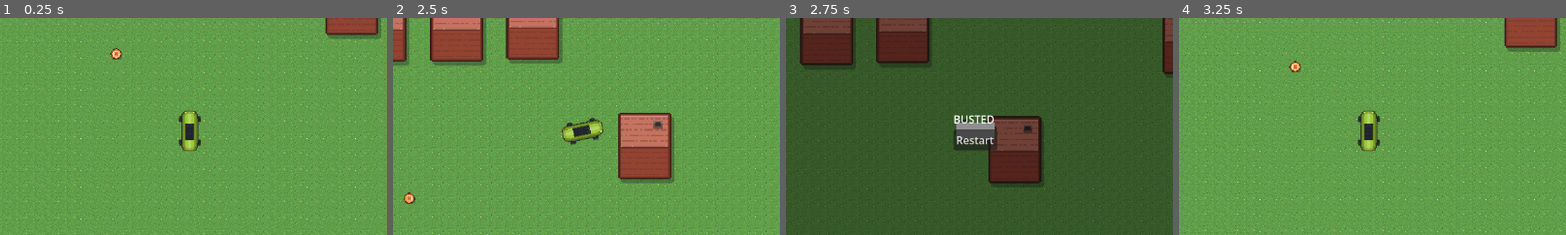
Above: before the commit, frames 1-4 (left to right).
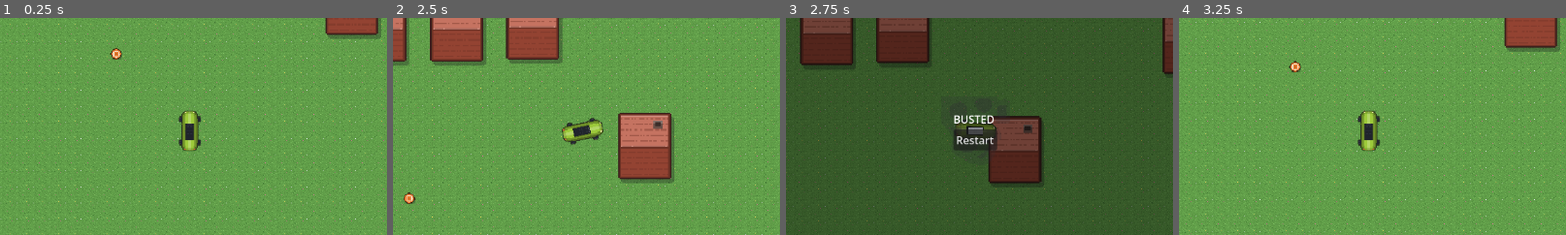
Above: after the commit, the same moments.

Repository: frost1335/car-game
Game: Godot game, scene res://scenes/Game.tscn
Two runs of this game, one before a commit and one after it. Both use one fixed random seed, a clock stepped at 60 frames per second and the inputs below.
Inputs:
- Up to frame 1 (0.25 s): no input
- Up to frame 2 (2.5 s): hold D (turn_right) 0.53-1.28 s; hold Down (brake) 1.28-2.03 s; hold D (turn_right) from 2.03 s (still down)
- Up to frame 3 (2.75 s): keep holding D (turn_right)
- Up to frame 4 (3.25 s): release D (turn_right) at 2.75 s; click "Restart" at 2.75 s
The pictures show only the part of the screen within x 26-75%, y 24-74%; the shares and areas given below are measured in that part.

Frames 1-2 are identical in both runs. In frame 3, 0.6% of the frame differs, in the area x 43-57%, y 38-63%; in frame 4, nothing differs.

Commit message:
feat: updated explosion scene, and trying add the fireball to animation

Diff:
--- a/scenes/Explosion.tscn
+++ b/scenes/Explosion.tscn
@@ -53,6 +53,42 @@
 "update": 1,
 "values": [false]
 }
+tracks/3/type = "value"
+tracks/3/imported = false
+tracks/3/enabled = true
+tracks/3/path = NodePath("Flash:scale")
+tracks/3/interp = 1
+tracks/3/loop_wrap = true
+tracks/3/keys = {
+"times": PackedFloat32Array(0),
+"transitions": PackedFloat32Array(1),
+"update": 0,
+"values": [Vector2(8.142857, 2)]
+}
+tracks/4/type = "value"
+tracks/4/imported = false
+tracks/4/enabled = true
+tracks/4/path = NodePath("Flash:modulate")
+tracks/4/interp = 1
+tracks/4/loop_wrap = true
+tracks/4/keys = {
+"times": PackedFloat32Array(0),
+"transitions": PackedFloat32Array(1),
+"update": 0,
+"values": [Color(1, 1, 1, 1)]
+}
+tracks/5/type = "value"
+tracks/5/imported = false
+tracks/5/enabled = true
+tracks/5/path = NodePath("Fireball:animation")
+tracks/5/interp = 1
+tracks/5/loop_wrap = true
+tracks/5/keys = {
+"times": PackedFloat32Array(0),
+"transitions": PackedFloat32Array(1),
+"update": 1,
+"values": [&"explode"]
+}
 
 [sub_resource type="Animation" id="Animation_xaujk"]
 resource_name = "boom"
@@ -82,7 +118,7 @@
 tracks/2/type = "method"
 tracks/2/imported = false
 tracks/2/enabled = true
-tracks/2/path = NodePath("Flash2")
+tracks/2/path = NodePath("Flash")
 tracks/2/interp = 1
 tracks/2/loop_wrap = true
 tracks/2/keys = {
@@ -97,7 +133,7 @@
 tracks/3/interp = 1
 tracks/3/loop_wrap = true
 tracks/3/keys = {
-"times": PackedFloat32Array(0.26666668),
+"times": PackedFloat32Array(0.3),
 "transitions": PackedFloat32Array(1),
 "update": 1,
 "values": [true]
@@ -109,7 +145,7 @@
 tracks/4/interp = 1
 tracks/4/loop_wrap = true
 tracks/4/keys = {
-"times": PackedFloat32Array(0.16666667),
+"times": PackedFloat32Array(0.3),
 "transitions": PackedFloat32Array(1),
 "update": 1,
 "values": [true]
@@ -132,21 +168,60 @@
 tracks/6/interp = 1
 tracks/6/loop_wrap = true
 tracks/6/keys = {
-"times": PackedFloat32Array(0.099999994, 3.1333334),
-"transitions": PackedFloat32Array(1, 1),
-"update": 1,
-"values": [true, false]
-}
-tracks/7/type = "method"
+"times": PackedFloat32Array(0.5),
+"transitions": PackedFloat32Array(1),
+"update": 1,
+"values": [true]
+}
+tracks/7/type = "value"
 tracks/7/imported = false
 tracks/7/enabled = true
-tracks/7/path = NodePath("Fireball")
+tracks/7/path = NodePath("Flash:scale")
 tracks/7/interp = 1
 tracks/7/loop_wrap = true
 tracks/7/keys = {
-"times": PackedFloat32Array(),
-"transitions": PackedFloat32Array(),
-"values": []
+"times": PackedFloat32Array(0, 0.1),
+"transitions": PackedFloat32Array(1, 1),
+"update": 0,
+"values": [Vector2(2.036, 0.5), Vector2(8.142857, 2)]
+}
+tracks/8/type = "value"
+tracks/8/imported = false
+tracks/8/enabled = true
+tracks/8/path = NodePath("Flash:modulate")
+tracks/8/interp = 1
+tracks/8/loop_wrap = true
+tracks/8/keys = {
+"times": PackedFloat32Array(0, 0.1),
+"transitions": PackedFloat32Array(1, 1),
+"update": 0,
+"values": [Color(1, 1, 1, 1), Color(1, 1, 1, 0)]
+}
+tracks/9/type = "value"
+tracks/9/imported = false
+tracks/9/enabled = true
+tracks/9/path = NodePath("Fireball:animation")
+tracks/9/interp = 1
+tracks/9/loop_wrap = true
+tracks/9/keys = {
+"times": PackedFloat32Array(0),
+"transitions": PackedFloat32Array(1),
+"update": 1,
+"values": [&"explode"]
+}
+tracks/10/type = "method"
+tracks/10/imported = false
+tracks/10/enabled = true
+tracks/10/path = NodePath("Fireball")
+tracks/10/interp = 1
+tracks/10/loop_wrap = true
+tracks/10/keys = {
+"times": PackedFloat32Array(0),
+"transitions": PackedFloat32Array(1),
+"values": [{
+"args": [&"explode", 1.0, false],
+"method": &"play"
+}]
 }
 
 [sub_resource type="AnimationLibrary" id="AnimationLibrary_dq134"]
@@ -202,6 +277,16 @@
 "speed": 12.0
 }]
 
+[sub_resource type="CanvasItemMaterial" id="CanvasItemMaterial_oo8e4"]
+particles_animation = true
+particles_anim_h_frames = 1
+particles_anim_v_frames = 1
+particles_anim_loop = false
+
+[sub_resource type="Gradient" id="Gradient_8h5gn"]
+offsets = PackedFloat32Array(0.013623978, 1)
+colors = PackedColorArray(0, 0, 0, 0.7490196, 1, 1, 1, 0.83137256)
+
 [sub_resource type="CanvasItemMaterial" id="CanvasItemMaterial_3unlm"]
 blend_mode = 1
 
@@ -217,7 +302,7 @@
 emitting = false
 amount = 25
 texture = ExtResource("2_rh5jb")
-lifetime = 5.0
+lifetime = 2.0
 one_shot = true
 explosiveness = 1.0
 emission_shape = 1
@@ -235,51 +320,55 @@
 
 [node name="Dust" type="CPUParticles2D" parent="." unique_id=544003209]
 material = SubResource("CanvasItemMaterial_rh5jb")
+scale = Vector2(1.0095644, 1)
 emitting = false
 amount = 30
 texture = ExtResource("3_ifdwo")
-lifetime = 3.5
+lifetime = 1.2
 one_shot = true
 explosiveness = 1.0
 emission_shape = 1
 emission_sphere_radius = 20.0
 spread = 180.0
 gravity = Vector2(0, 0)
-initial_velocity_min = 120.0
+initial_velocity_min = 200.0
 initial_velocity_max = 240.0
 damping_min = 200.0
 damping_max = 200.0
 scale_amount_min = 4.0
 scale_amount_max = 8.0
+anim_offset_max = 1.0
 
 [node name="Fireball" type="AnimatedSprite2D" parent="." unique_id=273517573]
 scale = Vector2(3.1801121, 3.1801121)
 sprite_frames = SubResource("SpriteFrames_ikcy3")
 animation = &"explode"
 frame = 8
-frame_progress = 1.0
 
 [node name="Smoke" type="CPUParticles2D" parent="." unique_id=232226726]
 modulate = Color(0.99607843, 1, 1, 0.34117648)
+material = SubResource("CanvasItemMaterial_oo8e4")
 emitting = false
-amount = 16
+amount = 24
 texture = ExtResource("13_8h5gn")
-lifetime = 2.0
+lifetime = 4.0
 one_shot = true
-speed_scale = 0.3
 explosiveness = 0.9
 emission_shape = 1
 emission_sphere_radius = 40.0
 spread = 180.0
 gravity = Vector2(0, 0)
-initial_velocity_min = 180.0
-initial_velocity_max = 280.0
+initial_velocity_min = 240.0
+initial_velocity_max = 340.0
 damping_min = 300.0
-damping_max = 500.0
+damping_max = 600.0
 scale_amount_min = 6.0
 scale_amount_max = 10.0
-
-[node name="Flash2" type="Sprite2D" parent="." unique_id=849449123]
+color = Color(1, 1, 1, 0.78431374)
+color_ramp = SubResource("Gradient_8h5gn")
+anim_offset_max = 1.0
+
+[node name="Flash" type="Sprite2D" parent="." unique_id=849449123]
 material = SubResource("CanvasItemMaterial_3unlm")
 scale = Vector2(8.142857, 2)
 texture = ExtResource("14_jcyuw")
--- a/scripts/explosion.gd
+++ b/scripts/explosion.gd
@@ -1,7 +1,7 @@
 extends Node2D
 
-@onready var fireball: AnimatedSprite2D = $Fireball
+@onready var explosion_animation: AnimationPlayer = $AnimationPlayer
 
 func _ready() -> void:
-	fireball.play("explode")              # match your animation name
-	fireball.animation_finished.connect(queue_free)
+	explosion_animation.play("boom")              # match your animation name
+	explosion_animation.animation_finished.connect(queue_free)
